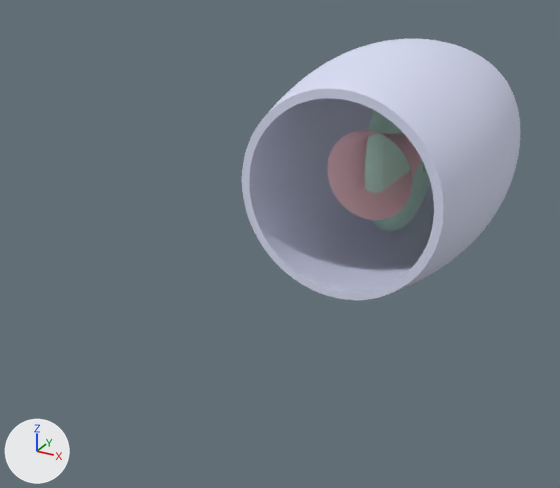
The glTF model static/generation_img/0e1fa6d6afde445f981e0f4c6473b7e2/view_input_colored.glb, before and after one commit.
Before and after are seen from a camera (50 mm lens) standing at (0.364, -1.08, 0.326) and looking at (-0.099, -0.239, -0.095). Lighting does not change. The marker at lower left points along +X, +Y and +Z. The older version comes first. Where no turn or scale is listed for an object, it has been applied to the vertices.

The older version as bpy lines, for what is in view:
```python
me_geometry_0 = bpy.data.meshes.new('geometry_0')
me_geometry_0.from_pydata(...)  # 7344 vertices, 14400 faces; spans x -0.057..0.067, y 0.073..0.439, z -0.058..0.064
me_geometry_0.materials.append(mat_generation_img_0e1fa6d6afde445f981e0f4c6473b7e2_part_0)  # pink #fbced7
me_geometry_1 = bpy.data.meshes.new('geometry_1')
me_geometry_1.from_pydata(...)  # 6625 vertices, 13104 faces; spans x -0.483..-0.437, y -0.138..0.138, z -0.139..0.138
me_geometry_1.materials.append(mat_generation_img_0e1fa6d6afde445f981e0f4c6473b7e2_part_1)  # pale green #c8eee0
me_geometry_2 = bpy.data.meshes.new('geometry_2')
me_geometry_2.from_pydata(...)  # 10657 vertices, 21168 faces; spans x -0.158..0.159, y -0.483..0.078, z -0.157..0.159
me_geometry_2.materials.append(mat_generation_img_0e1fa6d6afde445f981e0f4c6473b7e2_part_2)  # pale blue #dadef5
ob_geometry_0 = bpy.data.objects.new('geometry_0', me_geometry_0)
ob_geometry_0.location = (-0.004, -0.257, -0.004)
ob_geometry_1 = bpy.data.objects.new('geometry_1', me_geometry_1)
ob_geometry_1.location = (0.46, 0.0, 0.0)
ob_geometry_2 = bpy.data.objects.new('geometry_2', me_geometry_2)
ob_geometry_2.location = (0.0, 0.203, -0.001)
```
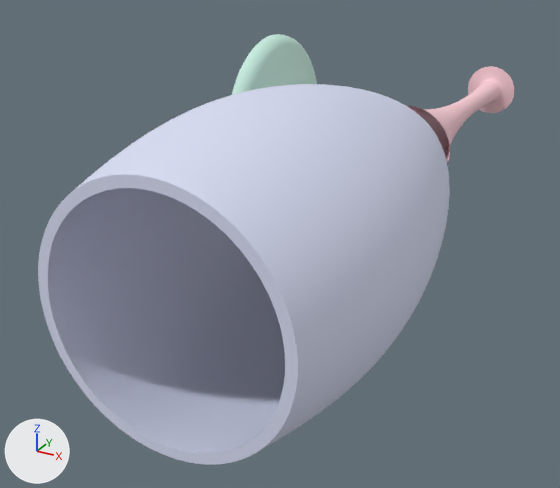
What the commit changed:
me_geometry_2 is used by ob_geometry_2; location (0.0, 0.203, -0.001).
me_geometry_2 had 10657 vertices, 21168 faces and spanned x -0.158..0.159, y -0.483..0.078, z -0.157..0.159.
me_geometry_2 now has 10657 vertices, 21168 faces and spans x -0.157..0.159, y -0.836..-0.276, z -0.156..0.16.
me_geometry_2 part 1: the whole mesh is moved by (0.001, -0.354, 0.001).
me_geometry_1 is used by ob_geometry_1; location (0.46, 0.0, 0.0).
me_geometry_1 had 6625 vertices, 13104 faces and spanned x -0.483..-0.437, y -0.138..0.138, z -0.139..0.138.
me_geometry_1 now has 6625 vertices, 13104 faces and spans x -0.706..-0.66, y -0.138..0.139, z -0.139..0.137.
me_geometry_1 part 2: the whole mesh is moved by (-0.223, 0.0, 0.0).
me_geometry_0 is used by ob_geometry_0; location (-0.004, -0.257, -0.004).
me_geometry_0 had 7344 vertices, 14400 faces and spanned x -0.057..0.067, y 0.073..0.439, z -0.058..0.064.
me_geometry_0 now has 7344 vertices, 14400 faces and spans x -0.049..0.074, y 0.203..0.569, z -0.052..0.07.
me_geometry_0 part 3: the whole mesh is moved by (0.007, 0.13, 0.006).

Location of each change, [x1, y1, x2, y2] in pixels of the pictures (560 x 488 px):
'geometry_2', moved: before [242, 39, 520, 300]; after [38, 84, 450, 465]
'geometry_0', moved: before [327, 131, 422, 220]; after [407, 66, 514, 165]
'geometry_1', moved: before [365, 110, 430, 232]; after [232, 34, 317, 95]
